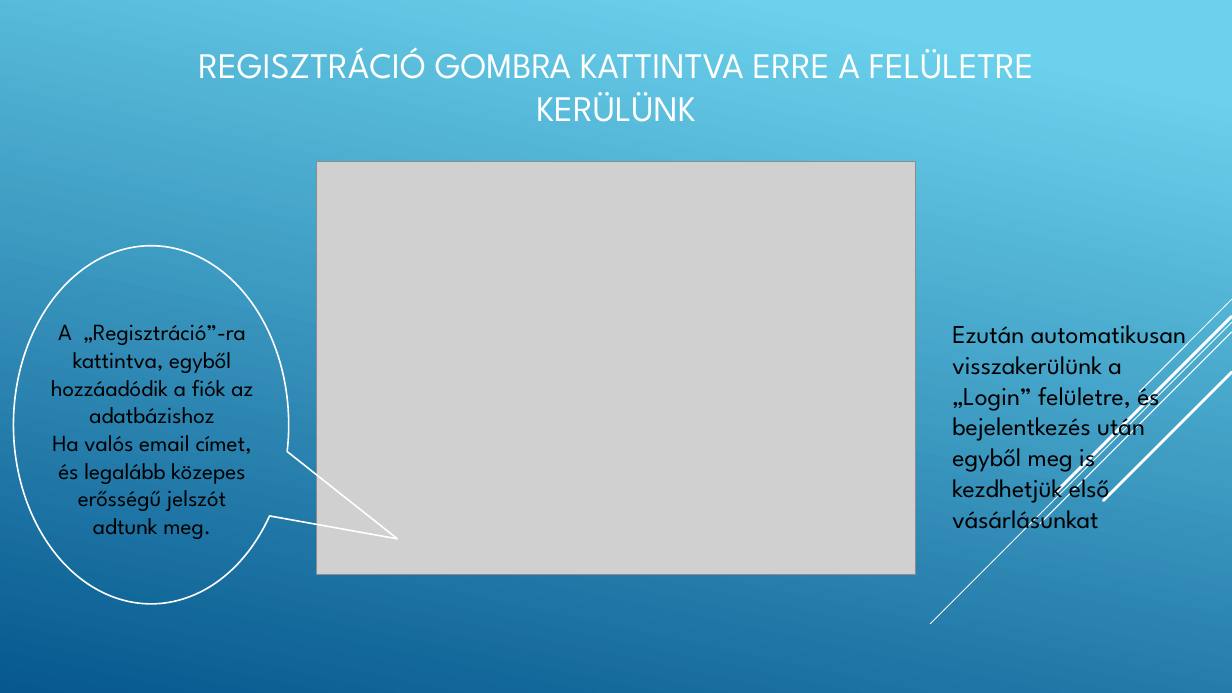
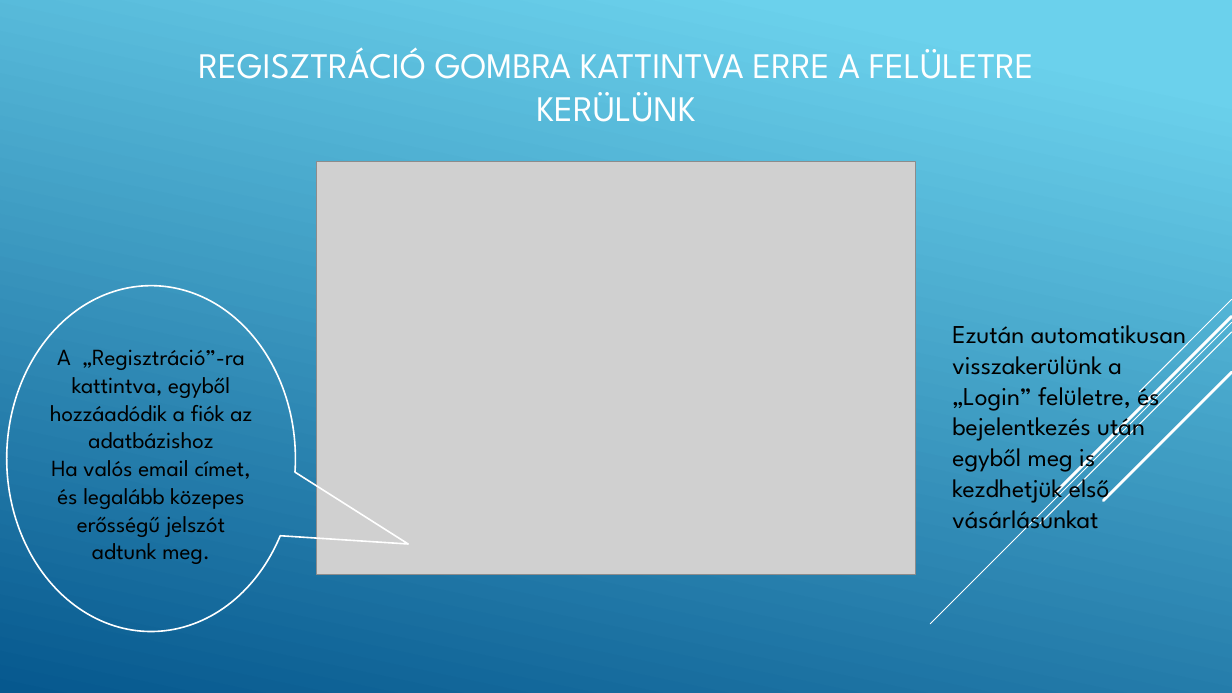
Before and after one commit to mariferi/Pontus, a slide deck: slide 4 of Végső_Szoftverfejlesztes_mernokoknek_projekt_elorehaladas_prezentacio.pptx. Drawn at 1232x693 pixels with LibreOffice and Linux fonts; fonts in the diff are those of the drawing; grey boxes stand for pictures. Boxes give left, top, right and bottom in pixels: in the first picture for what was removed or moved away, otherwise in the second. Text is boxed around its words. In the diff, an @@ line names an element or a change of style, - is before the commit and + after.

```diff
--- a/Végső_Szoftverfejlesztes_mernokoknek_projekt_elorehaladas_prezentacio.pptx
+++ b/Végső_Szoftverfejlesztes_mernokoknek_projekt_elorehaladas_prezentacio.pptx
@@ speech bubble: place and size @@
-speech bubble at [14,246,289,604]
+speech bubble at [6,286,295,631]
@@ speech bubble at [6,286,295,631]: proportions changed @@
@@ text "A „Regisztráció”-ra kattintva, egyből hozzáadódik ...": place and size @@
-text "A „Regisztráció”-ra kattintva, egyből hozzáadódik ..." at [51,324,253,539]
+text "A „Regisztráció”-ra kattintva, egyből hozzáadódik ..." at [50,349,252,564]
```
